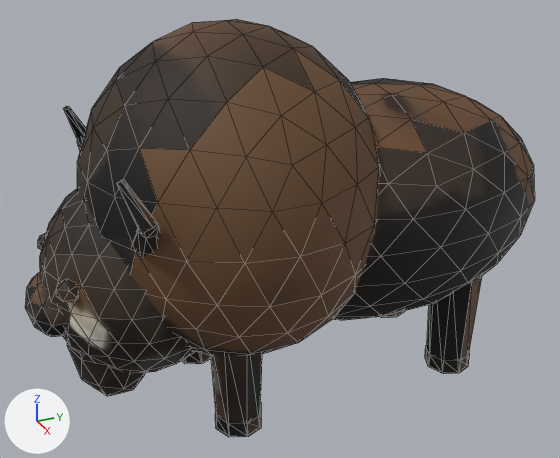
The glTF model www/models/obstaculos/bisonte.glb as it was, and as the next commit left it.
Rendered twice from a 50 mm camera at (4.05, -1.95, 3.07) aimed at (-0.01, -0.13, 1.04). Every picture has the same lights, and +X, +Y and +Z are marked at lower left. The picture after the commit comes second. Mesh edges are drawn as thin lines. Vertices at exactly the same position are counted once.

In view in the first picture: 'bisonte'.
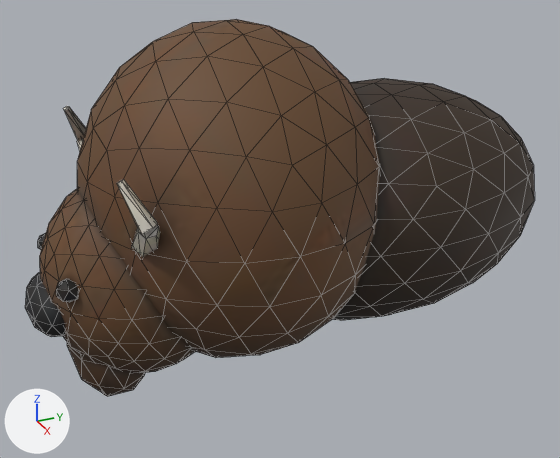
Location of each change, [x1, y1, x2, y2] in pixels of the pictures (560 x 458 px):
'bisonte', reshaped (10% shorter)
    before: [25, 19, 535, 437]
    after: [25, 19, 535, 397]
part 1 of me_icosphere, deleted
    before: [181, 276, 482, 437]
part 2 of me_icosphere, surface changed
    both: [27, 20, 535, 391]

What changed in the scene script:
```text
Change me_icosphere:
    used by ob_bisonte; location = (0.0, 0.0, 0.0)
    remove me_icosphere.from_pydata(...)  # 776 vertices, 1472 faces; spans x -0.95..0.95, y -1.7..1.78, z 0.0..2.35
    add me_icosphere.from_pydata(...)  # 648 vertices, 1248 faces; spans x -0.95..0.95, y -1.7..1.78, z 0.17..2.35
    me_icosphere part 1: 8 loose pieces with 128 vertices, spanning x -0.59..0.59, y -0.77..1.12, z 0.0..0.75, are deleted
    me_icosphere part 2: 1248 kept faces spanning x -0.95..0.95, y -1.7..1.78, z 0.17..2.35 get new texture (UV) coordinates
```
